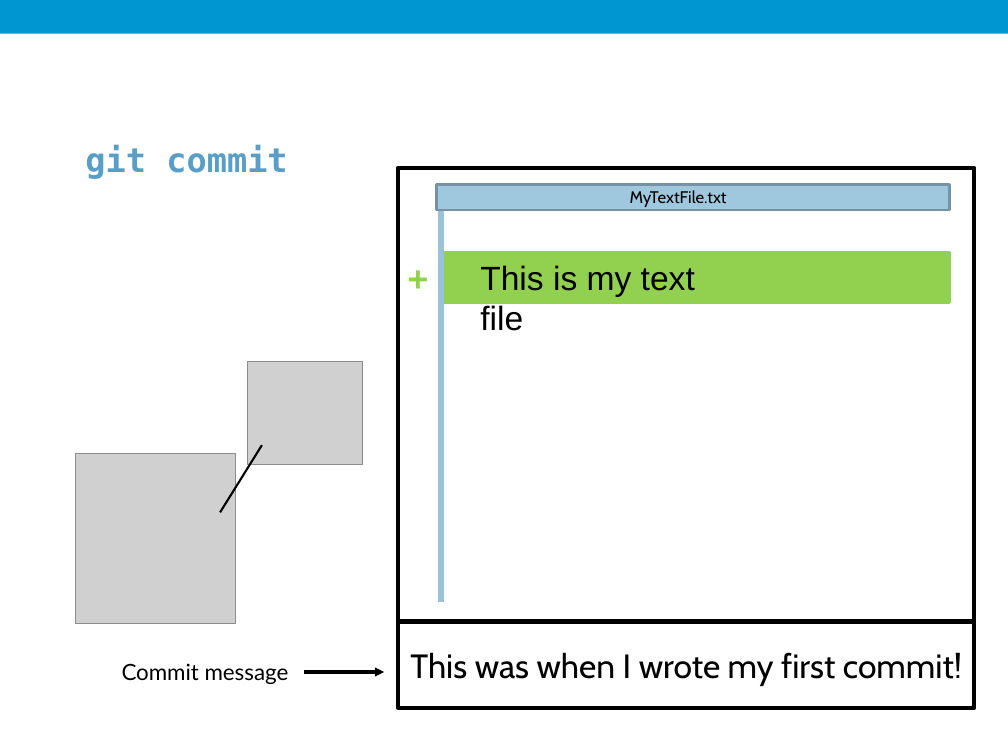
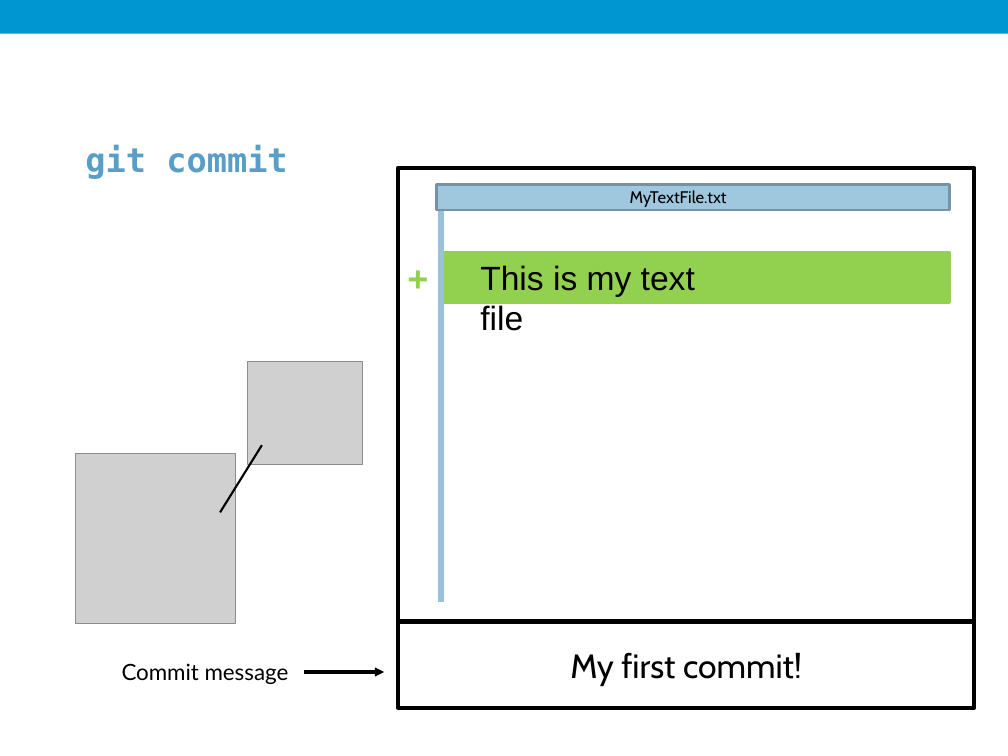
Before and after one commit to UI-Research/GitHub-Training-External, a slide deck: slide 34 of Intro.pptx (slide 28 before the commit). Drawn at 1008x756 pixels with LibreOffice and Linux fonts; fonts in the diff are those of the drawing; grey boxes stand for pictures; background and template pictures are left out. Boxes give left, top, right and bottom in pixels: in the first picture for what was removed or moved away, otherwise in the second. Text is boxed around its words. In the diff, an @@ line names an element or a change of style, - is before the commit and + after.

```diff
--- a/Intro.pptx
+++ b/Intro.pptx
@@ text in rectangle at box(570, 652, 802, 686): text changed @@
-This was when I wrote my first commit!
+My first commit!
```
Also in this commit, not shown: 5 other slides changed, 14 slides added.
